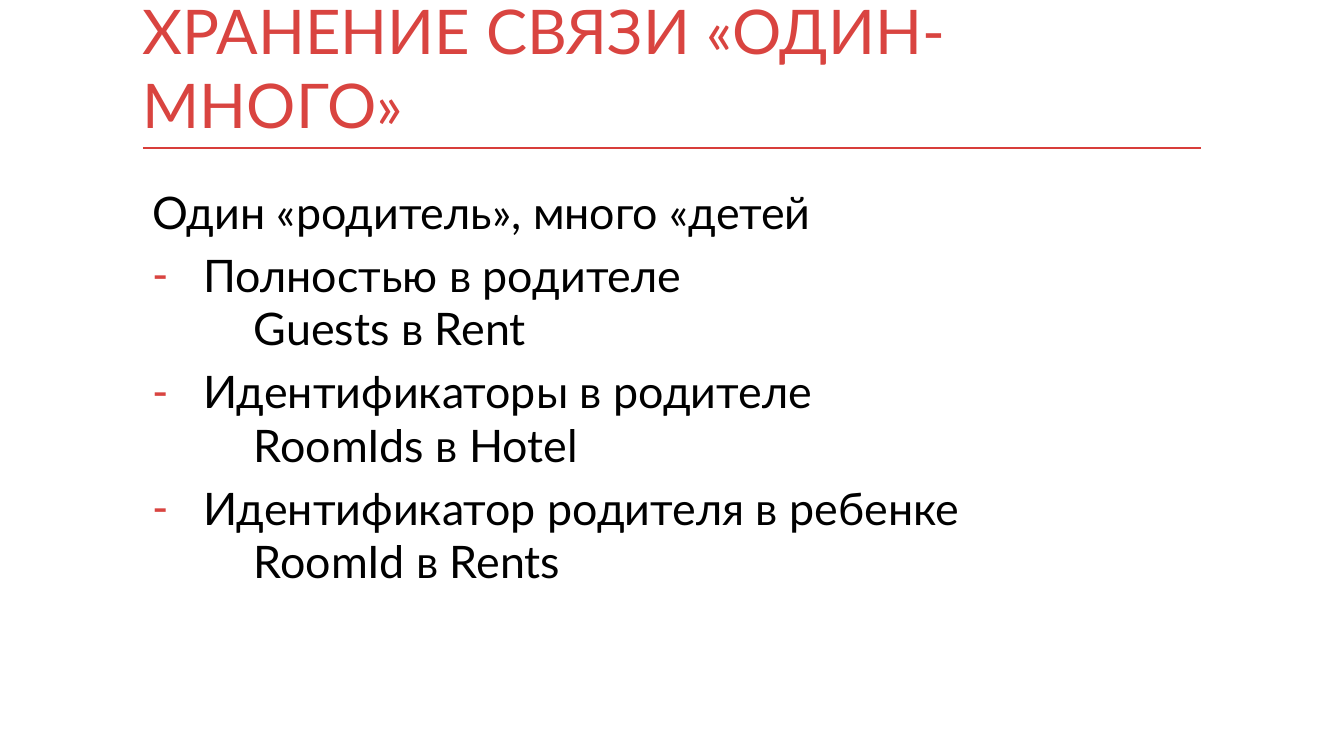
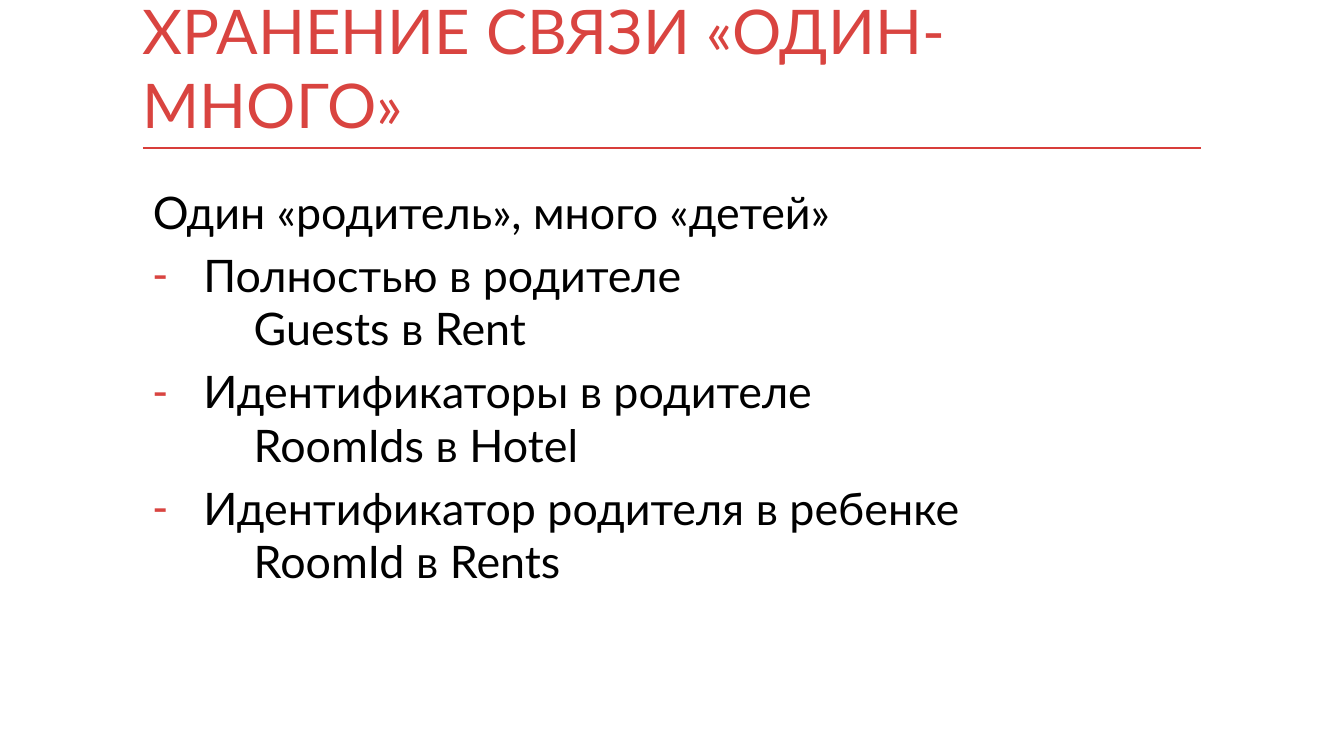
Before and after one commit to mnenorm74/web-game, a slide deck: slide 67 of db.pptx. Drawn at 1344x756 pixels with LibreOffice and Linux fonts; fonts in the diff are those of the drawing. Boxes give left, top, right and bottom in pixels: in the first picture for what was removed or moved away, otherwise in the second. Text is boxed around its words. In the diff, an @@ line names an element or a change of style, - is before the commit and + after.

Commit message:
fix typo

```diff
--- a/db.pptx
+++ b/db.pptx
@@ text at (153, 196, 830, 237): text changed @@
-Один «родитель», много «детей
+Один «родитель», много «детей»
```
